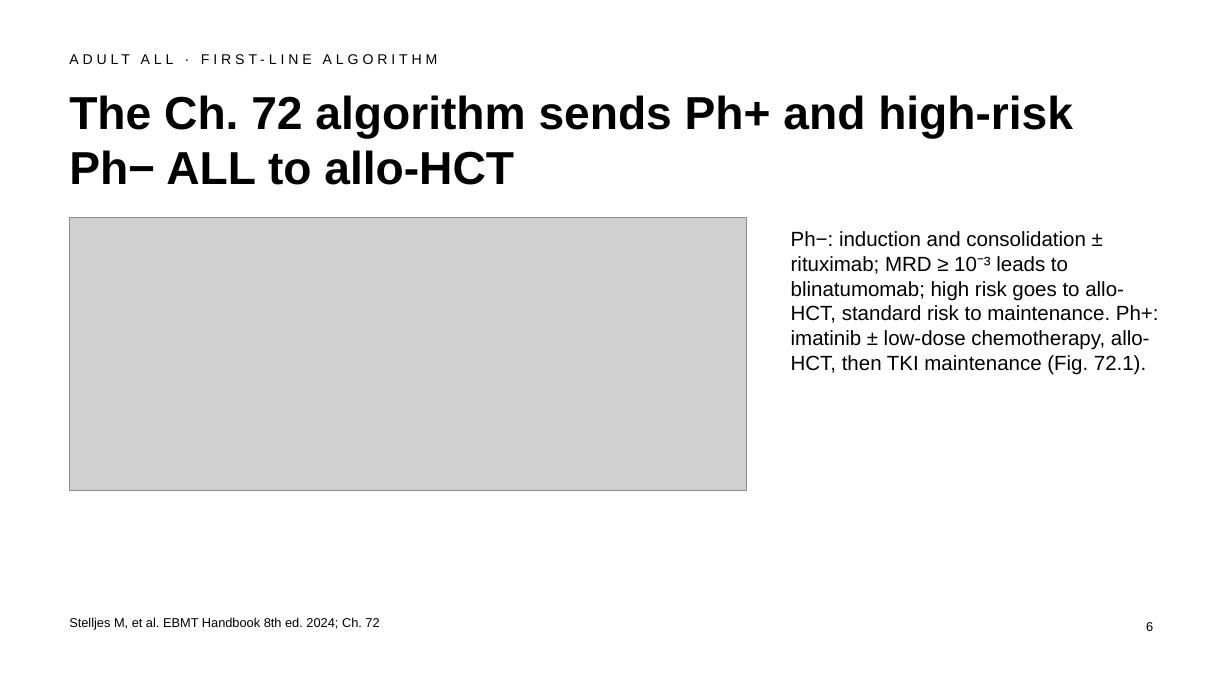
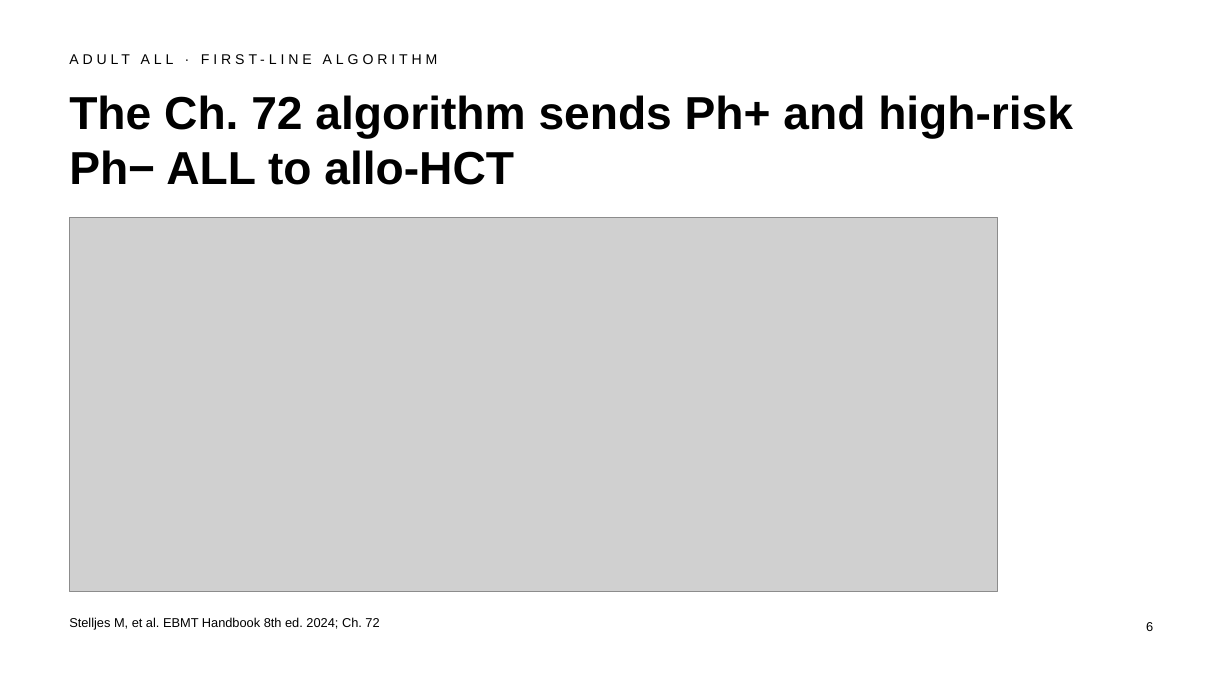
Before and after one commit to htlin222/ebmt-handbook-skill, a slide deck: slide 6 of slides/decks/s22-all.pptx. Drawn at 1232x693 pixels with LibreOffice and Linux fonts; fonts in the diff are those of the drawing; grey boxes stand for pictures. Boxes give left, top, right and bottom in pixels: in the first picture for what was removed or moved away, otherwise in the second. Text is boxed around its words. In the diff, an @@ line names an element or a change of style, - is before the commit and + after.

```diff
--- a/slides/decks/s22-all.pptx
+++ b/slides/decks/s22-all.pptx
@@ picture: place and size @@
-picture at <box>69,217,747,491</box>
+picture at <box>69,217,998,592</box>
@@ text removed at <box>791,231,1159,374</box> @@
-Ph−: induction and consolidation ± rituximab; MRD ≥ 10⁻³ leads to blinatumomab; high risk goes to allo-HCT, standard risk to maintenance. Ph+: imatinib ± low-dose chemotherapy, allo-HCT, then TKI maintenance (Fig. 72.1).
```
Also in this commit, not shown: 4 other slides changed, 11 other files.
